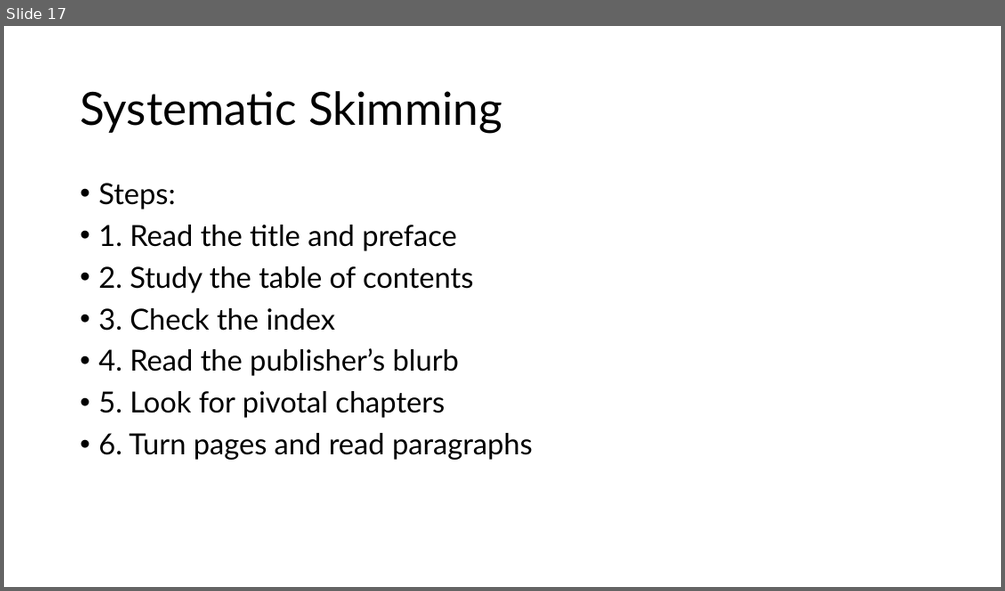
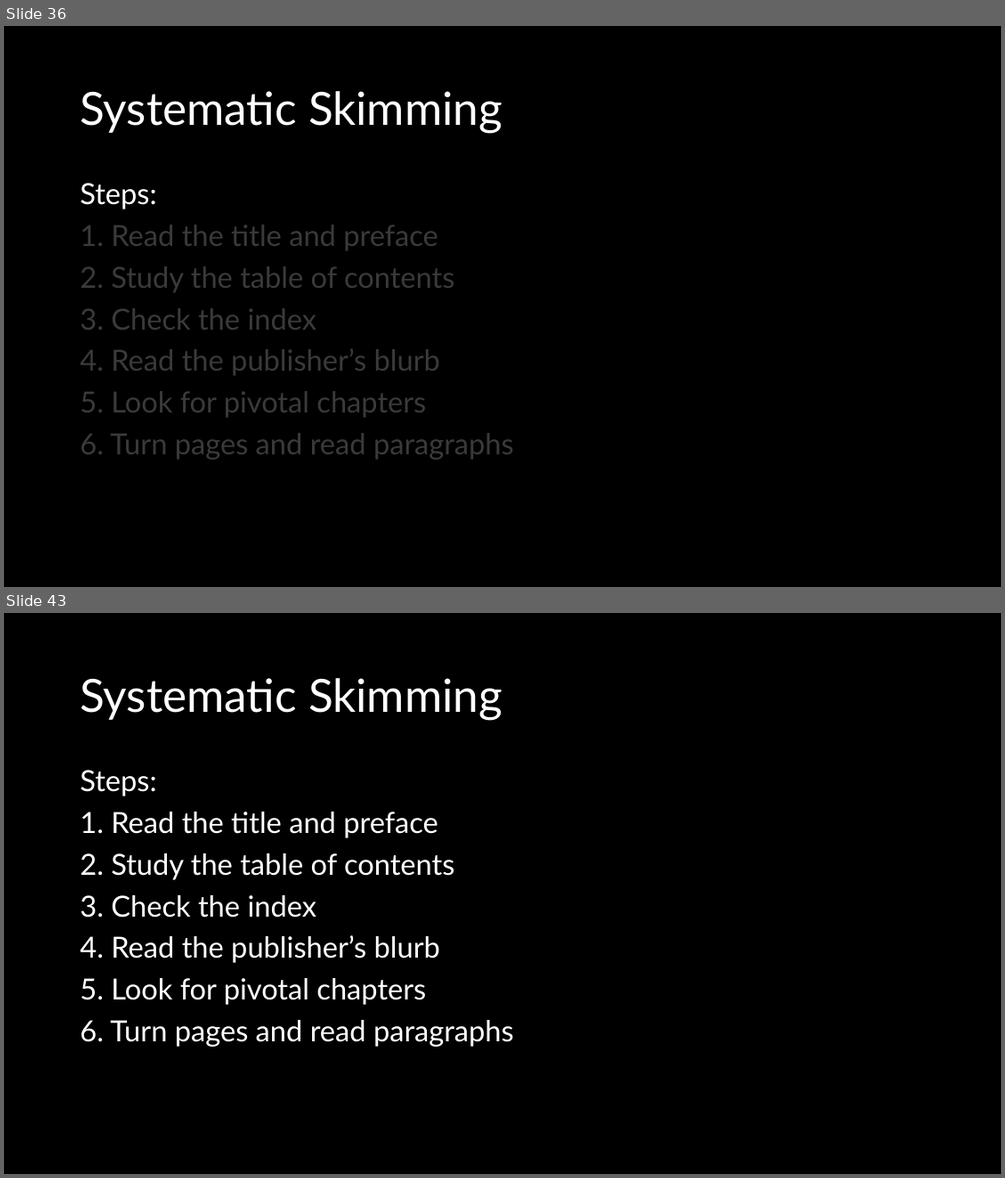
Before and after one commit to shafiqr-kmsw/matricphys, a slide deck: howtoreadbook/slides.pptx. Shown one above the other, each under a label of ours: slide 17 before the commit, slides 36 and 43 after it; the slides between them are not shown. The pictures are 1005x591 and 1005x1178 pixels, drawn with LibreOffice and Linux fonts; fonts in the diff are those of the drawing. Boxes give left, top, right and bottom in pixels: in the first picture for what was removed or moved away, otherwise in the second. Text is boxed around its words. In the diff, an @@ line names an element or a change of style, - is before the commit and + after.

```diff
--- a/howtoreadbook/slides.pptx
+++ b/howtoreadbook/slides.pptx
@@ slide 43 added at (4,613,1001,1174), background #000000 @@
@@ title added at (80,678,502,720), 44 pt, text #FFFFFF @@
+Systematic Skimming
@@ text added at (80,770,514,1046), 28 pt, text #FFFFFF @@
+Steps:
+1. Read the title and preface
+2. Study the table of contents
+3. Check the index
+4. Read the publisher’s blurb
+5. Look for pivotal chapters
+6. Turn pages and read paragraphs
@@ what was slide 17 is now slide 36 @@
@@ slide 36 changed as well @@
@@ background #FFFFFF to #000000 @@
@@ title "Systematic Skimming" at (80,91,502,133): text colour #000000 to #FFFFFF @@
@@ text "Steps:" at (80,183,514,459): text colour #000000 to #FFFFFF in "Steps:"; text colour #000000 to #3A3A3A; bullet • to none @@
```
Also in this commit, not shown: 19 other slides changed, 72 other slides added, 7 slides removed.
